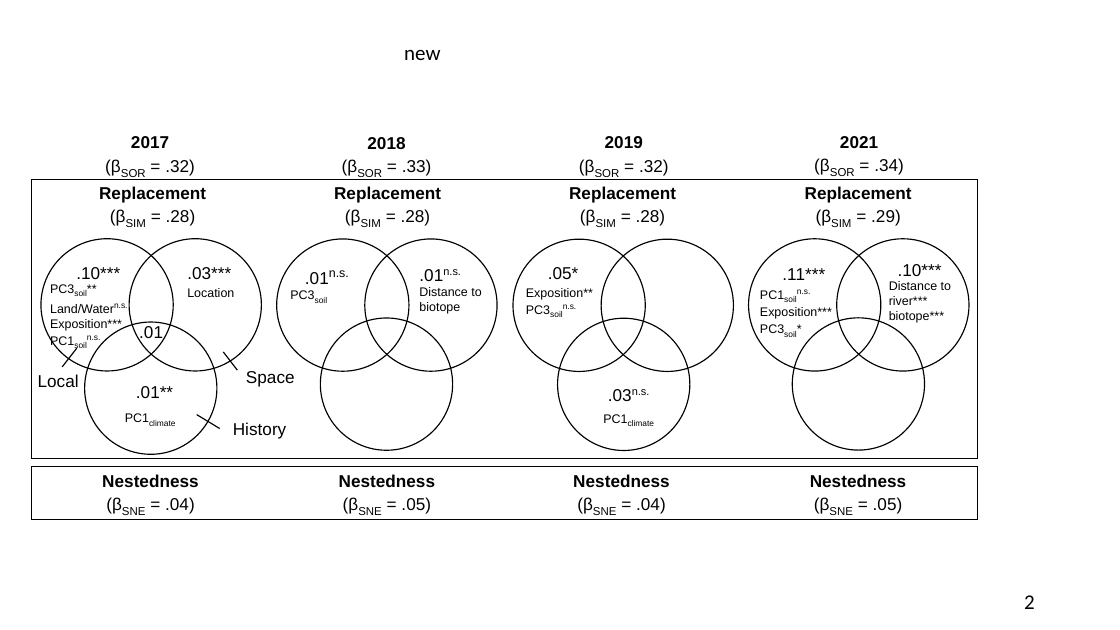
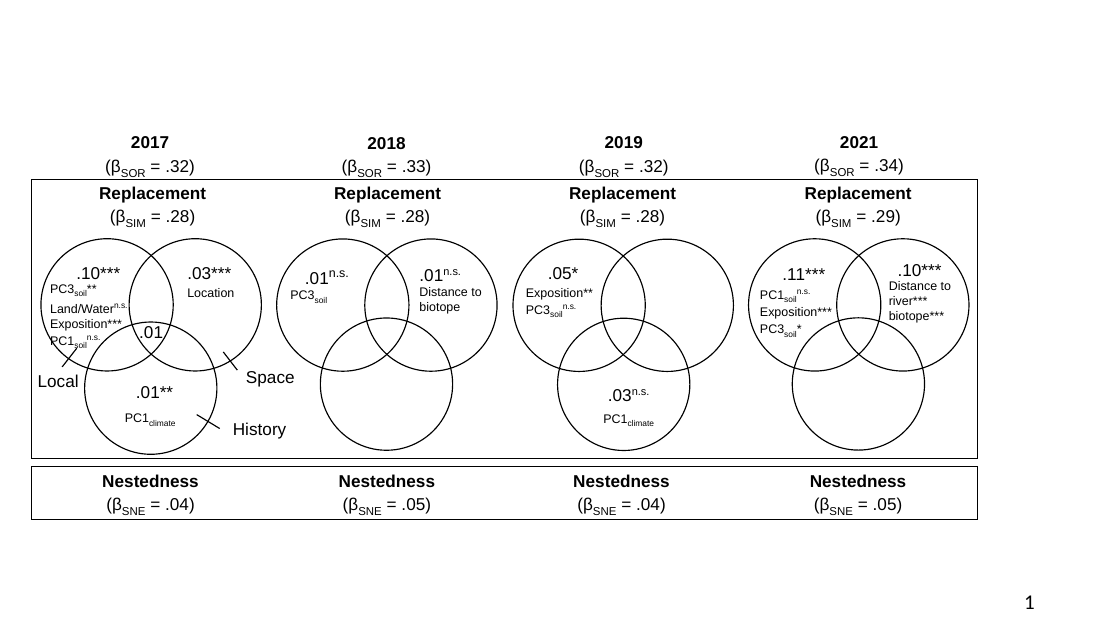
Before and after one commit to markus1bauer/2022_danube_dike_survey, a slide deck: slide 1 of outputs/figures/figure_3_spatial_variation.odp (slide 2 before the commit). Drawn at 1120x630 pixels with LibreOffice and Linux fonts; fonts in the diff are those of the drawing. Boxes give left, top, right and bottom in pixels: in the first picture for what was removed or moved away, otherwise in the second. Text is boxed around its words. In the diff, an @@ line names an element or a change of style, - is before the commit and + after.

```diff
--- a/outputs/figures/figure_3_spatial_variation.odp
+++ b/outputs/figures/figure_3_spatial_variation.odp
@@ text removed at (404,49,440,60) @@
-new
@@ page number at (1024,595,1035,609): text changed @@
-2
+1
```
Also in this commit, not shown: 1 slide removed, 2 other files.
